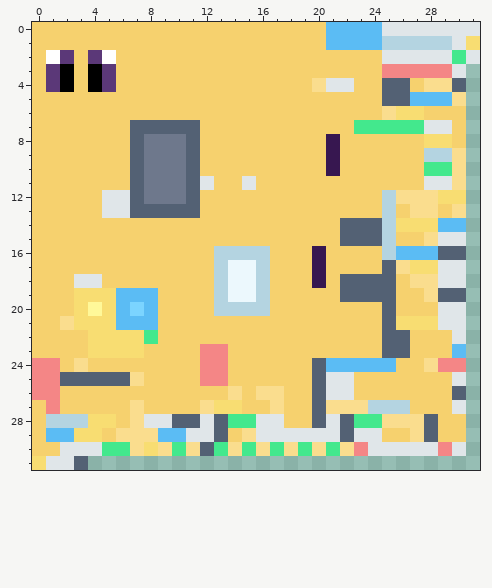
A pixel-art sprite gets an edit: assets/stuffys/textures/jolteon.png. That is the earlier state.
The file is 32x32 pixels. Colours within 5 levels of each other are drawn and written as one.
After:
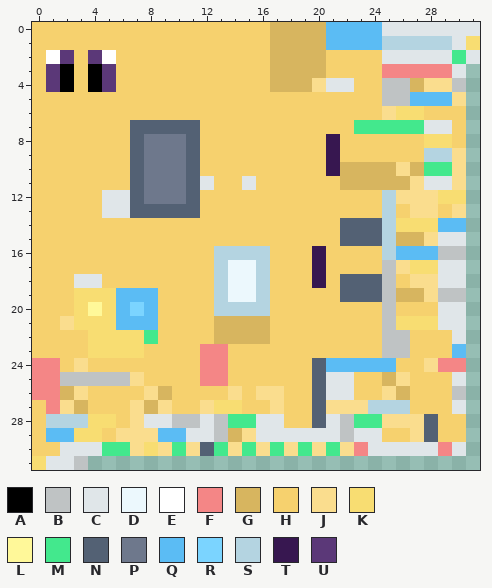
Palette (. is transparent): A #000000  B #bfc3c4  C #e0e6e9  D #ecf8fd  E #ffffff  F #f48686  G #d7b55f  H #f6d16e  J #fadd8e  K #f8dd72  L #fff899  M #43e88d  N #536174  P #6e788c  Q #5bbcf4  R #7bd4ff  S #b4d4e1  T #371750  U #5b3878
From old to new:
Colour N becomes colour B in row 4 at x 25 to 26 and 30; in row 5 at x 25 to 26; in row 16 at x 29 to 30; in rows 17 to 18 at x 25; in row 19 at x 25 and 29 to 30; in rows 20 to 21 at x 25.
Colour N becomes colour B in rows 22 to 23 at x 25 to 26; in row 25 at x 2 to 6; in row 26 at x 30; in row 28 at x 10 to 11, 13 and 22; in row 29 at x 13 and 22; in row 31 at x 3.
Colour H becomes colour G in rows 0 to 3 at x 17 to 20; in row 4 at x 17 to 19 and 27; in row 10 at x 22 to 25 and 27; in row 11 at x 22 to 26; in row 15 at x 26 to 27; in row 19 at x 26 to 27.
Colour H becomes colour G in rows 21 to 22 at x 13 to 16; in row 25 at x 25; in row 26 at x 2, 9 and 26; in row 27 at x 3 and 8; in row 29 at x 14.
Colour H becomes colour J in row 10 at x 26; in row 11 at x 27; in row 25 at x 26; in row 26 at x 3, 8 and 25; in row 27 at x 2 and 9.
Pixel boxes of the changes (left, top, right, bottom) in both pictures:
changed: (270, 22, 326, 92)
changed: (382, 78, 466, 106)
changed: (340, 162, 424, 190)
changed: (340, 232, 466, 442)
changed: (60, 316, 270, 470)
